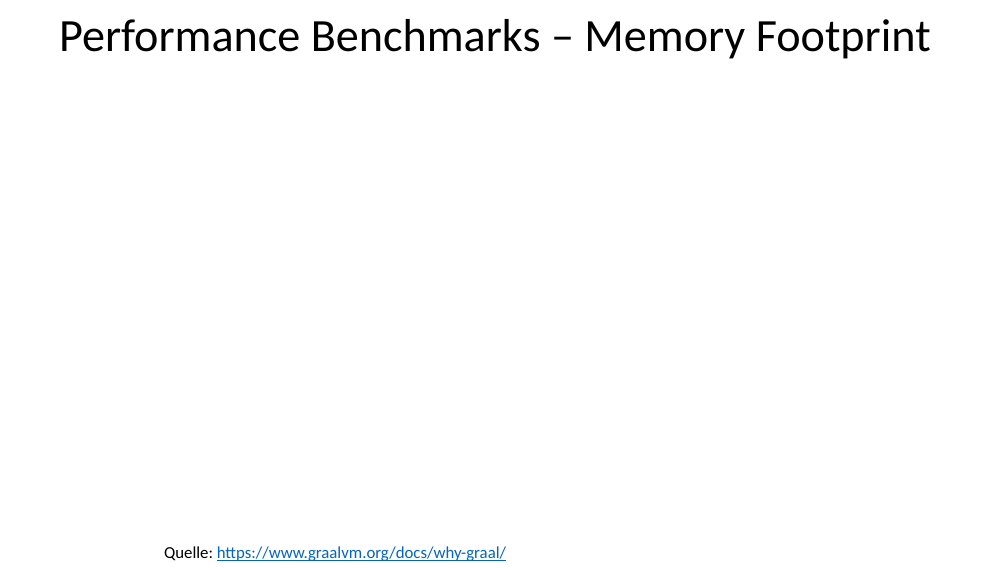
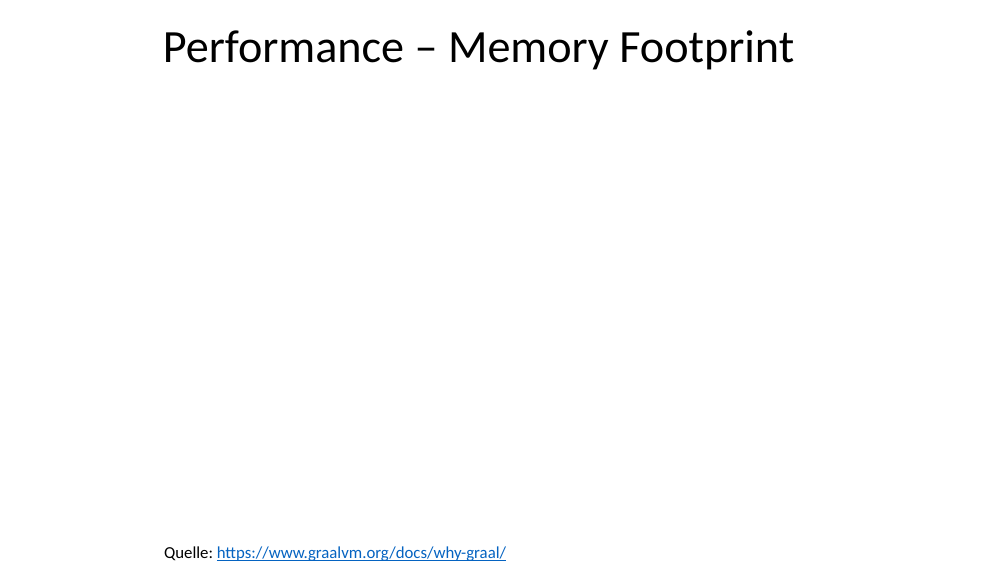
Before and after one commit to ErikSimonsen/Seminar_GraalVM_NativeImage, a slide deck: slide 20 of Seminar-GraalVM-NativeImage.pptx (slide 19 before the commit). Drawn at 1008x567 pixels with LibreOffice and Linux fonts; fonts in the diff are those of the drawing; background and template pictures are left out. Boxes give left, top, right and bottom in pixels: in the first picture for what was removed or moved away, otherwise in the second. Text is boxed around its words. In the diff, an @@ line names an element or a change of style, - is before the commit and + after.

```diff
--- a/Seminar-GraalVM-NativeImage.pptx
+++ b/Seminar-GraalVM-NativeImage.pptx
@@ text at (163,30,794,70): text changed @@
-Performance Benchmarks – Memory Footprint
+Performance – Memory Footprint
```
Also in this commit, not shown: 17 other slides changed, 1 slide added, 1 other file.
